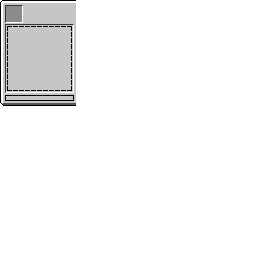
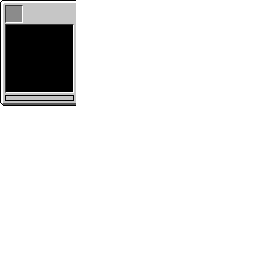
Layered file, before and after one edit (256 x 256). Changes by layer:
removed layer "Layer 3 copy 3" over [7, 26, 72, 91]
removed layer "Layer 3 copy 2" over [7, 26, 72, 91]
painted on "map" over [6, 25, 73, 92]
